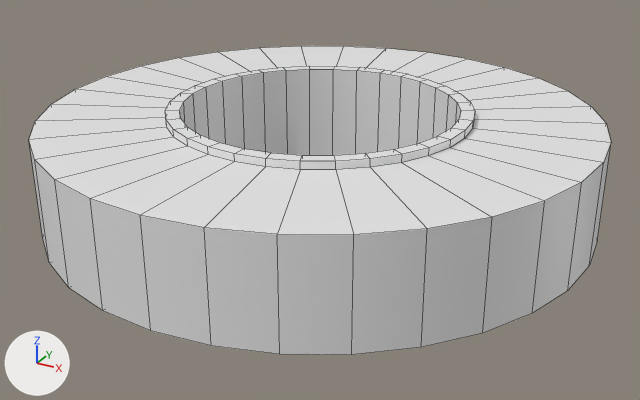
Two versions of the FBX model Assets/Models/Environment/Tape.fbx, one commit apart.
The view is the same before and after, from a 50 mm camera at (0.088, -0.1601, 0.0831) aimed at (0.0017, -0.0031, 0.0045). Arrows for +X, +Y and +Z are at lower left; the lights stay in place. Mesh edges are drawn as thin lines. Where no turn or scale is listed for an object, it has been applied to the vertices.

The first picture shows 'Tape'.
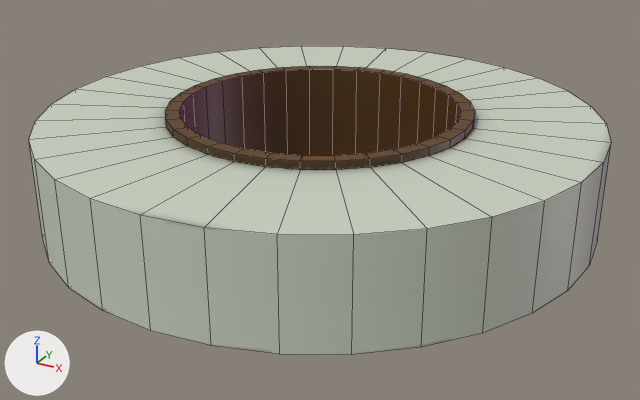
The change, as a diff of the scene's bpy script:
```diff
--- a/Assets/Models/Environment/Tape.fbx.py
+++ b/Assets/Models/Environment/Tape.fbx.py
@@ img_tape_tape_normal_png @@
+img_tape_tape_normal_png = load_image('Tape_Tape_Normal.png', 'Materials/Tape_Tape_Normal.png', 512, 512, 'Non-Color')
@@ img_tape_tape_diffuse_png @@
+img_tape_tape_diffuse_png = load_image('Tape_Tape_Diffuse.png', 'Materials/Tape_Tape_Diffuse.png', 512, 512, 'sRGB')
@@ mat_tape @@
 n0 = _N.new('ShaderNodeBsdfPrincipled'); n0.name = 'Principled BSDF'
 n1 = _N.new('ShaderNodeOutputMaterial'); n1.name = 'Material Output'
+n2 = _N.new('ShaderNodeTexImage'); n2.name = 'Image Texture'
+n2.image = img_tape_tape_diffuse_png
+n3 = _N.new('ShaderNodeTexImage'); n3.name = 'Image Texture.001'
+n3.image = img_tape_tape_normal_png
+n4 = _N.new('ShaderNodeNormalMap'); n4.name = 'Normal Map'
 _L.new(n0.outputs[0], n1.inputs[0])  # 'BSDF' to 'Surface'
+_L.new(n2.outputs[0], n0.inputs[0])  # 'Color' to 'Base Color'
+_L.new(n3.outputs[0], n4.inputs[1])  # 'Color' to 'Color'
+_L.new(n4.outputs[0], n0.inputs[5])  # 'Normal' to 'Normal'
```

Boxes [x1, y1, x2, y2] around the edits, measured in the pictures (640 x 400 px):
'Tape', surface changed (white to grey)
    both: [29, 46, 611, 355]
